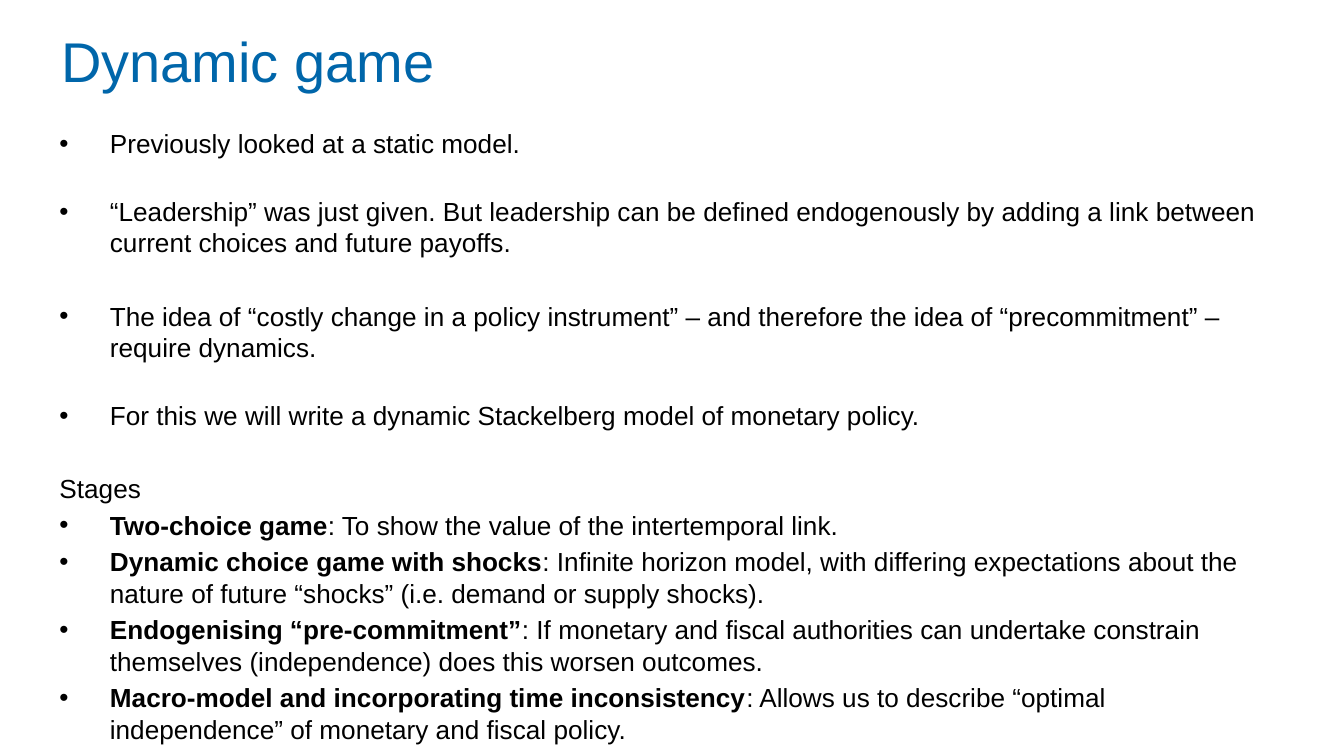
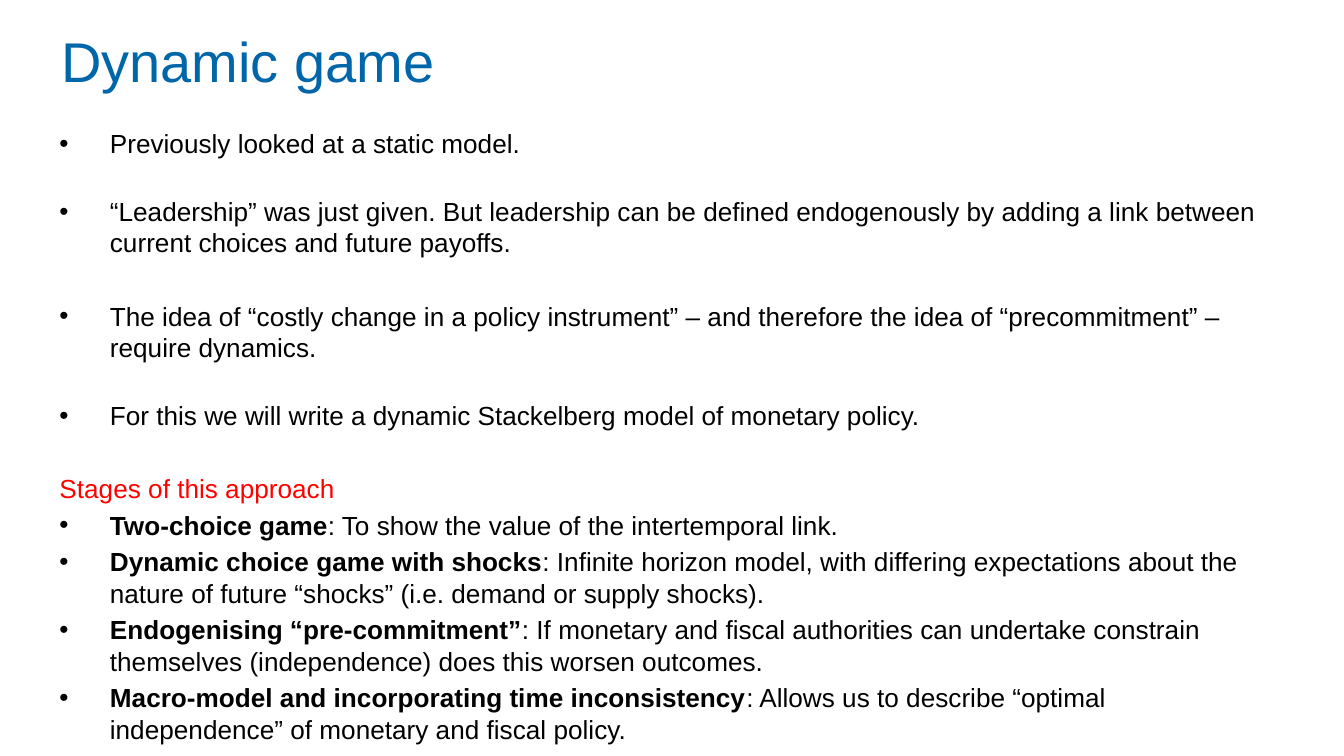
Before and after one commit to Zjub/TVHENZ, a slide deck: slide 22 of MF coordination/SI_game/Monetary and Fiscal Policy Coordination.pptx. Drawn at 1344x756 pixels with LibreOffice and Linux fonts; fonts in the diff are those of the drawing. Boxes give left, top, right and bottom in pixels: in the first picture for what was removed or moved away, otherwise in the second. Text is boxed around its words. In the diff, an @@ line names an element or a change of style, - is before the commit and + after.

```diff
--- a/MF coordination/SI_game/Monetary and Fiscal Policy Coordination.pptx
+++ b/MF coordination/SI_game/Monetary and Fiscal Policy Coordination.pptx
@@ text at box(59, 479, 334, 504): text changed; text colour #000000 to #FF0000 @@
-Stages
+Stages of this approach
```
Also in this commit, not shown: 11 other slides changed, 2 slides added.
